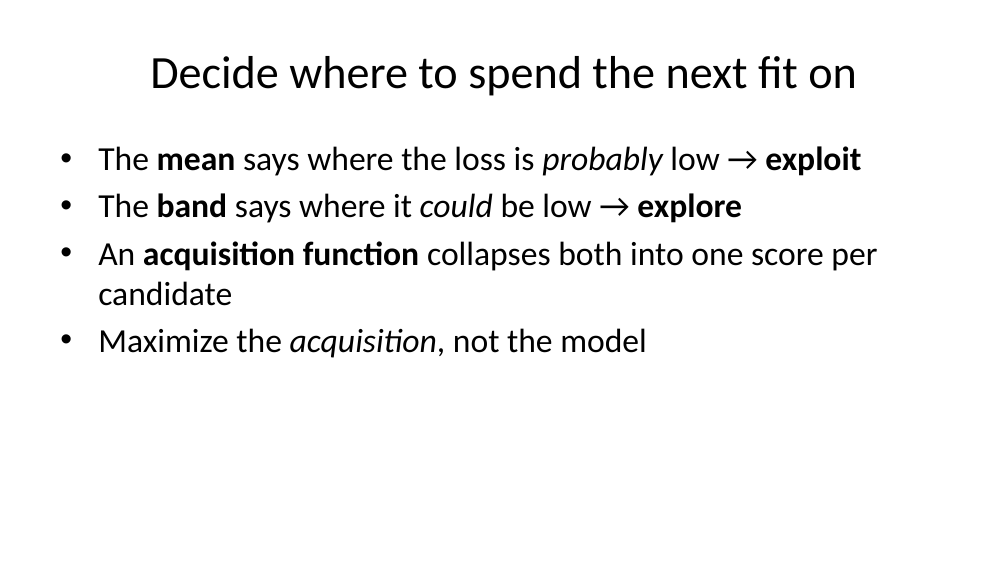
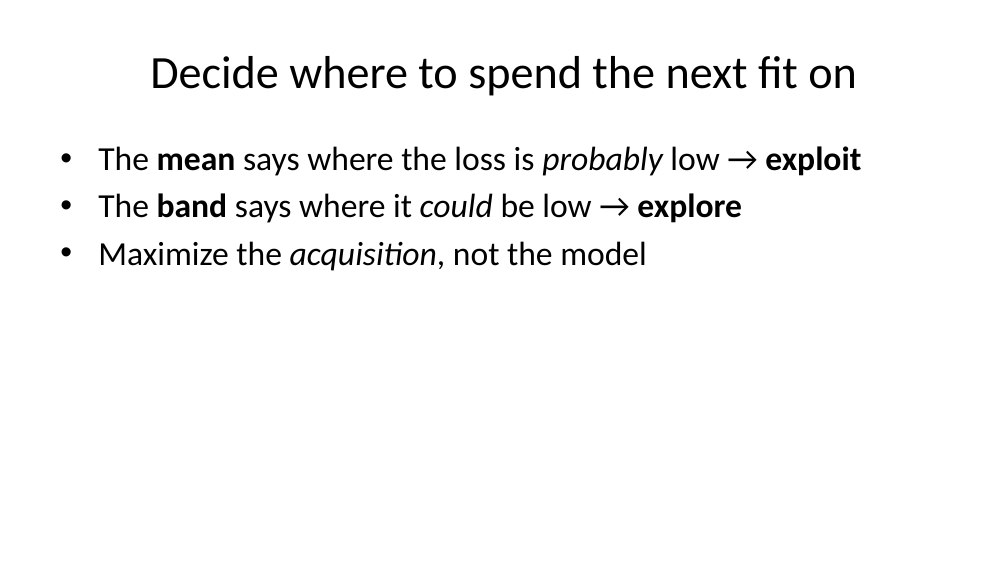
Before and after one commit to pauldubois98/AdcancedTopicsDataScience2026, a slide deck: slide 43 of Course03/slides.pptx (slide 42 before the commit). Drawn at 1008x567 pixels with LibreOffice and Linux fonts; fonts in the diff are those of the drawing. Boxes give left, top, right and bottom in pixels: in the first picture for what was removed or moved away, otherwise in the second. Text is boxed around its words. In the diff, an @@ line names an element or a change of style, - is before the commit and + after.

```diff
--- a/Course03/slides.pptx
+++ b/Course03/slides.pptx
@@ text at [98, 241, 877, 306]: paragraph removed @@
-• An acquisition function collapses both into one score per candidate
```
Also in this commit, not shown: 26 other slides changed, 28 slides added, 15 slides removed, 1 other file.
